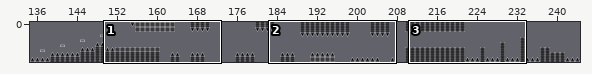
An edit to a level. Tiled map (JSON), tiles/shit.tmj. The first picture is a wide view before the edit; the outline marks the close-up.
Close-up. Before:
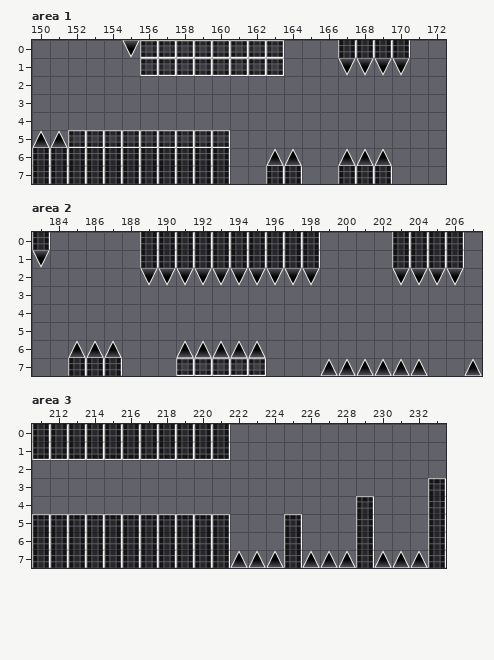
Cells are 128x128 px. Shown: area 1 x 150..172, y 0..7; area 2 x 183..207, y 0..7; area 3 x 211..233, y 0..7. The commit also changed other parts of the map, which this record leaves out.
And afterwards:
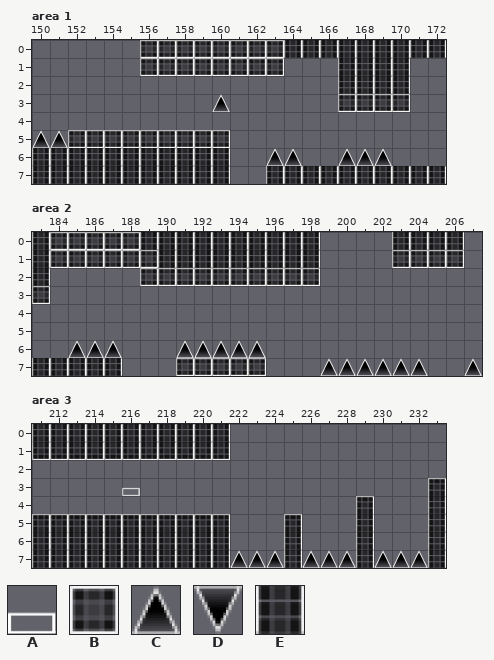
Key: from "cook": A 0; from "dime": B 0; from "lonbu": C 0, D 0 flipped up-down; from "meode": E 0.
_ is an empty cell, . an unchanged one.
See-through tiles are keyed as they look on the map.
The exact change:
--- layer "Tile Layer 1", area 1
@@ x 155..172 @@
-0 D........___....__
-1 ............DDDD..
-2 ............____..
-3 ....._......____..
+0 _........EEE....EE
+1 ............EEEE..
+2 ............EEEE..
+3 .....C......BBBB..
@@ x 165..172 @@
-7 __...___
+7 EE...EEE
--- layer "Tile Layer 1", area 2
@@ x 183..206 @@
-0 ._____..................
-1 D_____E.............EEEE
-2 _.....DDDDDDDDDD....DDDD
-3 _.......................
+0 .BBBBB..................
+1 EBBBBBB.............BBBB
+2 E.....BBBBBBBBBB....____
+3 B.......................
@@ x 183..184 @@
-7 __
+7 EE
--- layer "Tile Layer 1", area 3
@@ x 216..216 @@
-3 _
+3 A
